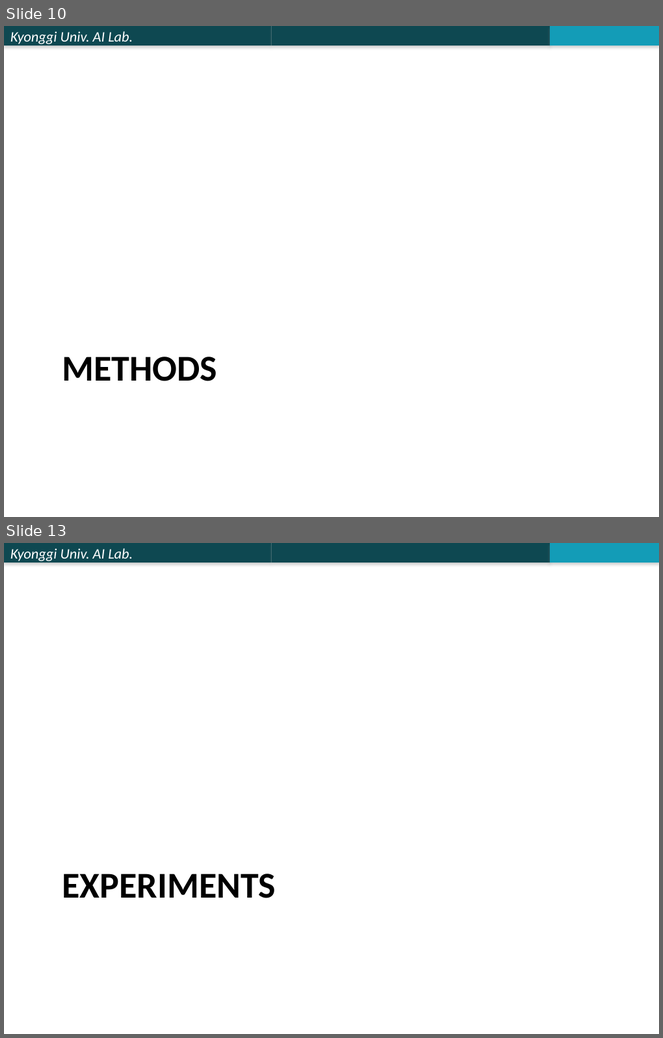
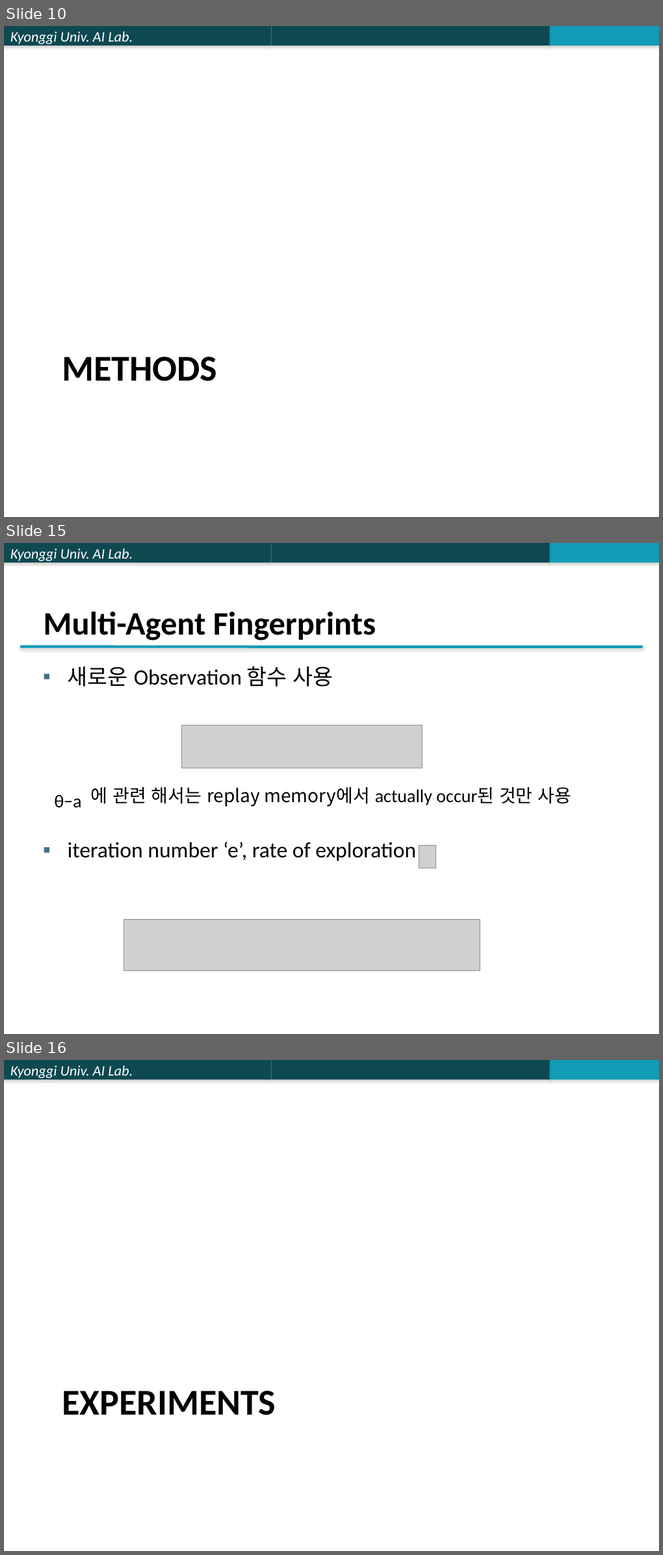
Before and after one commit to jk96491/PapersSeminar, a slide deck: Multi_Agent/PPTX/Stabilising Experience Replay for Deep Multi-Agent Reinforcement Learning.pptx. Shown one above the other, each under a label of ours: slides 10 and 13 before the commit, slides 10, 15 and 16 after it; the slides between them are not shown. The pictures are 663x1038 and 663x1555 pixels, drawn with LibreOffice and Linux fonts; fonts in the diff are those of the drawing; grey boxes stand for pictures. Boxes give left, top, right and bottom in pixels: in the first picture for what was removed or moved away, otherwise in the second. Text is boxed around its words. In the diff, an @@ line names an element or a change of style, - is before the commit and + after.

```diff
--- a/Multi_Agent/PPTX/Stabilising Experience Replay for Deep Multi-Agent Reinforcement Learning.pptx
+++ b/Multi_Agent/PPTX/Stabilising Experience Replay for Deep Multi-Agent Reinforcement Learning.pptx
@@ slide 15 added at box(4, 543, 659, 1034), background #FFFFFF; not listed: 3 template elements that a slide beside it also shows @@
@@ title added at box(43, 611, 376, 641), 36 pt, text #000000, bold @@
+Multi-Agent Fingerprints
@@ line added from (20, 646) to (643, 647), #139CB7 3 pt @@
@@ text added at box(68, 667, 572, 861), 24 pt, text #000000 @@
+▪ 새로운 Observation 함수 사용
+  에 관련 해서는 replay memory에서 actually occur된 것만 사용
+▪ iteration number ‘e’, rate of exploration
@@ picture added at box(182, 725, 422, 769) @@
@@ text added at box(54, 795, 81, 808), 20 pt, text #000000 @@
+θ−a
@@ picture added at box(419, 846, 436, 869) @@
@@ picture added at box(124, 920, 480, 971) @@
@@ what was slide 13 is now slide 16 @@
```
Also in this commit, not shown: 3 slides changed, 3 other slides added, 1 slide removed.
